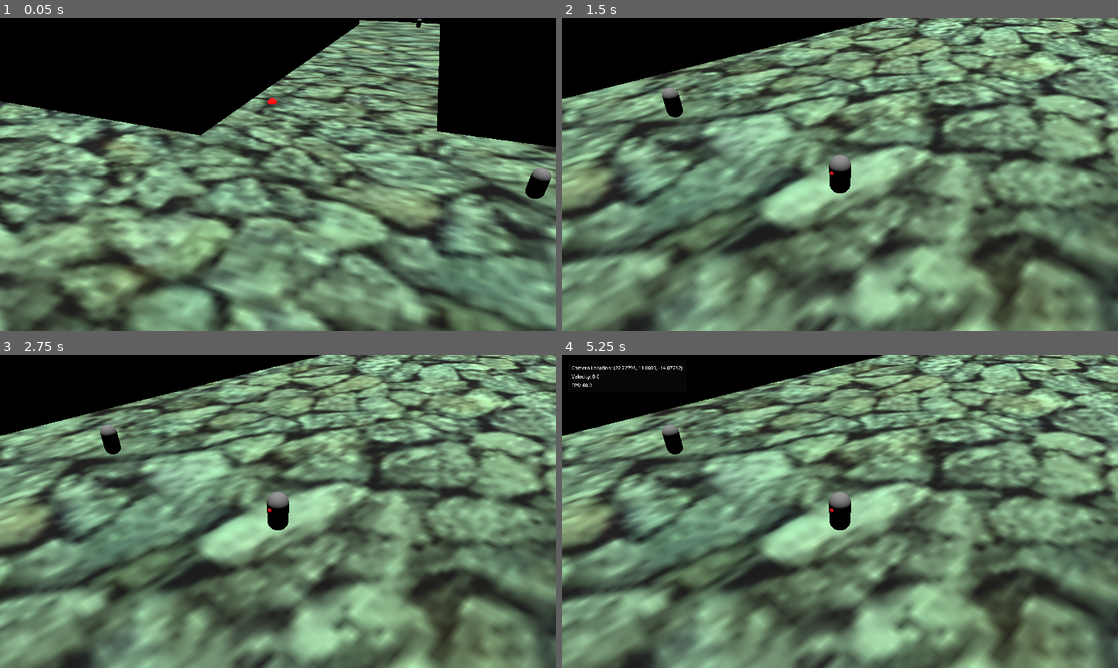
Above: before the commit, frames 1-4 (two rows, left to right).
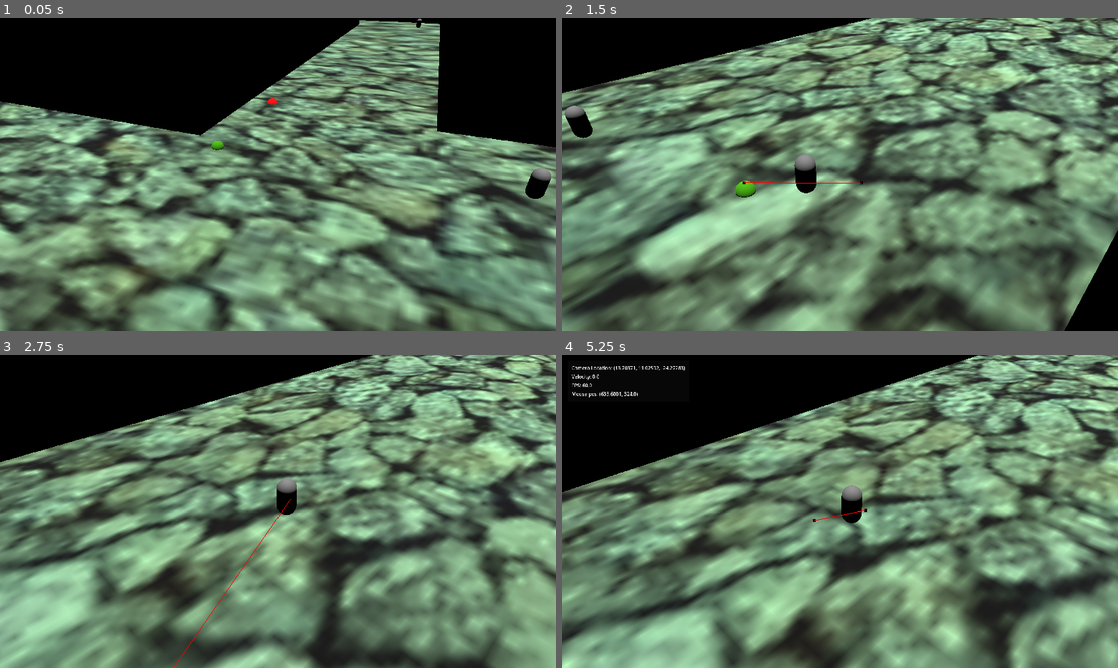
Above: after the commit, the same moments.

Repository: OLIWAPUNK/WSKAZEM
Game: Godot game, scene res://Scenes/GameWorld/World.tscn
Same seed, same stepped clock (60 frames per second), same inputs: the game is played once before the commit and once after it. Before the commit the project starts from res://Scenes/World.tscn.
Inputs (mouse positions are in pixels of both pictures, inside the frame that each line leads up to):
- Up to frame 1 (0.05 s): no input
- Up to frame 2 (1.5 s): move the mouse to (962, 158) at 0.52 s; click (962, 158) at 0.6 s; move the mouse to (728, 190) at 1.27 s; click (728, 190) at 1.35 s
- Up to frame 3 (2.75 s): move the mouse to (333, 442) at 2.02 s; click (333, 442) at 2.1 s
- Up to frame 4 (5.25 s): move the mouse to (812, 574) at 2.77 s; click (812, 574) at 2.85 s; move the mouse to (1006, 558) at 3.52 s; click (1006, 558) at 3.6 s; tap F1 (debug) at 4.15 s; move the mouse to (673, 464) at 4.27 s; click (673, 464) at 4.35 s; move the mouse to (867, 511) at 5.02 s; click (867, 511) at 5.1 s

The runs differ from the first frame. In frame 1, less than 0.1% of the frame differs, in the area x 38-41%, y 39-43%; in frame 2, 68%; in frame 3, 71%, in the area x 0-100%, y 0-100%; in frame 4, 70%.

Commit message:
NPC communication UI foundation

Diff:
--- /dev/null
+++ b/Gestures/Test.tres
@@ -0,0 +1,10 @@
+[gd_resource type="Resource" script_class="GestureData" format=3 uid="uid://dqrbm2jpdof5x"]
+
+[ext_resource type="Texture2D" uid="uid://bky4ewyvh74q2" path="res://Textures/Trollface.png" id="1_m6xoh"]
+[ext_resource type="Script" uid="uid://bh27htyxp53kt" path="res://Scripts/Communication/GestureData.gd" id="1_yywws"]
+
+[resource]
+script = ExtResource("1_yywws")
+name = "TestGesture"
+display_icon = ExtResource("1_m6xoh")
+metadata/_custom_type_script = "uid://bh27htyxp53kt"
--- a/Scenes/GameUI.tscn
+++ /dev/null
@@ -1,17 +0,0 @@
-[gd_scene format=3 uid="uid://df6xotx6mg1cf"]
-
-[node name="GameUI" type="Control" unique_id=254502312]
-layout_mode = 3
-anchors_preset = 15
-anchor_right = 1.0
-anchor_bottom = 1.0
-grow_horizontal = 2
-grow_vertical = 2
-
-[node name="CommunicationUI" type="MarginContainer" parent="." unique_id=1768874181]
-layout_mode = 1
-anchors_preset = 15
-anchor_right = 1.0
-anchor_bottom = 1.0
-grow_horizontal = 2
-grow_vertical = 2
--- a/Scenes/World.tscn
+++ b/Scenes/GameWorld/World.tscn
@@ -1,16 +1,16 @@
 [gd_scene format=3 uid="uid://c31twgojuxm01"]
 
-[ext_resource type="Script" uid="uid://tbu5dankrsvh" path="res://Scripts/PlayerMovement.gd" id="1_5cjrv"]
+[ext_resource type="Script" uid="uid://tbu5dankrsvh" path="res://Scripts/Navigation/PlayerMovement.gd" id="1_5cjrv"]
 [ext_resource type="Script" uid="uid://bsgu6eduntlso" path="res://Scripts/Camera/CameraMovement.gd" id="1_5nsto"]
-[ext_resource type="PackedScene" uid="uid://p6rboyogdta8" path="res://Scenes/Town.tscn" id="1_45d1s"]
+[ext_resource type="PackedScene" uid="uid://p6rboyogdta8" path="res://Scenes/GameWorld/Town.tscn" id="1_45d1s"]
 [ext_resource type="Script" uid="uid://bw67bkw8ycju0" path="res://Scripts/Camera/CameraManager.gd" id="1_j0p05"]
-[ext_resource type="Script" uid="uid://ghd7qncpwxfk" path="res://Scripts/PointerManager.gd" id="1_kn06e"]
+[ext_resource type="Script" uid="uid://ghd7qncpwxfk" path="res://Scripts/Navigation/PointerManager.gd" id="1_kn06e"]
 [ext_resource type="Script" uid="uid://bk4qdfln5185h" path="res://Scripts/Camera/CameraZoneManager.gd" id="5_45d1s"]
-[ext_resource type="PackedScene" uid="uid://dlepneomk2mjd" path="res://Scenes/CameraZone.tscn" id="5_y7y61"]
-[ext_resource type="PackedScene" uid="uid://dnssxr77f7rrc" path="res://Scenes/DebugUI.tscn" id="7_y7y61"]
-[ext_resource type="Script" uid="uid://dkjeyybq2qp35" path="res://Scripts/NavigationManager.gd" id="8_kn06e"]
+[ext_resource type="PackedScene" uid="uid://dlepneomk2mjd" path="res://Scenes/GameWorld/CameraZone.tscn" id="5_y7y61"]
+[ext_resource type="PackedScene" uid="uid://dnssxr77f7rrc" path="res://Scenes/UI/DebugUI.tscn" id="7_y7y61"]
+[ext_resource type="Script" uid="uid://dkjeyybq2qp35" path="res://Scripts/Navigation/NavigationManager.gd" id="8_kn06e"]
 [ext_resource type="Script" uid="uid://bbmr8kjalksas" path="res://Scripts/Traits/Clickable.gd" id="8_q2d71"]
-[ext_resource type="PackedScene" uid="uid://df6xotx6mg1cf" path="res://Scenes/GameUI.tscn" id="10_7yo87"]
+[ext_resource type="PackedScene" uid="uid://df6xotx6mg1cf" path="res://Scenes/UI/GameUI.tscn" id="10_7yo87"]
 
 [sub_resource type="NavigationMesh" id="NavigationMesh_45d1s"]
 vertices = PackedVector3Array(-99.5, 0.49782372, -77, -88.25, 0.49782372, -76.75, -88, 0.49782372, -78.5, -99.5, 0.4978 …(3419 unchanged characters)…
@@ -55,6 +55,10 @@
 radius = 0.1
 height = 0.2
 
+[sub_resource type="CapsuleMesh" id="CapsuleMesh_q2d71"]
+
+[sub_resource type="CapsuleShape3D" id="CapsuleShape3D_uo7di"]
+
 [sub_resource type="StandardMaterial3D" id="StandardMaterial3D_45d1s"]
 albedo_color = Color(1, 0, 0, 1)
 emission_enabled = true
@@ -64,11 +68,12 @@
 [sub_resource type="SphereMesh" id="SphereMesh_y7y61"]
 material = SubResource("StandardMaterial3D_45d1s")
 
-[sub_resource type="CapsuleMesh" id="CapsuleMesh_q2d71"]
-
-[sub_resource type="CapsuleShape3D" id="CapsuleShape3D_uo7di"]
-
 [node name="World" type="Node3D" unique_id=493649897]
+
+[node name="GameUI" parent="." unique_id=254502312 instance=ExtResource("10_7yo87")]
+unique_name_in_owner = true
+
+[node name="DebugUI" parent="." unique_id=1958388161 instance=ExtResource("7_y7y61")]
 
 [node name="PointerManager" type="Node" parent="." unique_id=1823950882]
 unique_name_in_owner = true
@@ -151,7 +156,6 @@
 script = ExtResource("8_kn06e")
 
 [node name="MovementIndicator" type="MeshInstance3D" parent="PlayerNode" unique_id=191477392]
-visible = false
 mesh = SubResource("SphereMesh_uo7di")
 
 [node name="PlayerBody" type="CharacterBody3D" parent="PlayerNode" unique_id=842025175]
@@ -175,44 +179,40 @@
 target_desired_distance = 0.1
 debug_enabled = true
 
+[node name="NpcTree" type="Node" parent="." unique_id=1592381096]
+
+[node name="NPC_Test" type="Area3D" parent="NpcTree" unique_id=1974575869]
+transform = Transform3D(1, 0, 0, 0, 1, 0, 0, 0, 1, -73.5106, 1.1063532, -11.551149)
+
+[node name="Clickable" type="Node" parent="NpcTree/NPC_Test" unique_id=1048121532 node_paths=PackedStringArray("standing_point")]
+script = ExtResource("8_q2d71")
+standing_point = NodePath("StandingPoint")
+
+[node name="StandingPoint" type="Node3D" parent="NpcTree/NPC_Test/Clickable" unique_id=1894026325]
+transform = Transform3D(1, 0, 0, 0, 1, 0, 0, 0, 1, -70.7426, 1.1063532, -8.292527)
+
+[node name="MeshInstance3D" type="MeshInstance3D" parent="NpcTree/NPC_Test" unique_id=1052673341]
+mesh = SubResource("CapsuleMesh_q2d71")
+
+[node name="CollisionShape3D" type="CollisionShape3D" parent="NpcTree/NPC_Test" unique_id=1848374575]
+shape = SubResource("CapsuleShape3D_uo7di")
+
+[node name="NPC_Test2" type="Area3D" parent="NpcTree" unique_id=1717597469]
+transform = Transform3D(1, 0, 0, 0, 1, 0, 0, 0, 1, -0.6443405, 1.1063532, -21.951565)
+
+[node name="Clickable" type="Node" parent="NpcTree/NPC_Test2" unique_id=574310422]
+script = ExtResource("8_q2d71")
+
+[node name="MeshInstance3D" type="MeshInstance3D" parent="NpcTree/NPC_Test2" unique_id=105297826]
+mesh = SubResource("CapsuleMesh_q2d71")
+
+[node name="CollisionShape3D" type="CollisionShape3D" parent="NpcTree/NPC_Test2" unique_id=440460687]
+shape = SubResource("CapsuleShape3D_uo7di")
+
 [node name="DEBUGBITCH" type="MeshInstance3D" parent="." unique_id=784557216]
 transform = Transform3D(1, 0, 0, 0, 1, 0, 0, 0, 1, -11.63717, 0, 0)
 mesh = SubResource("SphereMesh_y7y61")
 
-[node name="DebugUI" parent="." unique_id=1958388161 instance=ExtResource("7_y7y61")]
-
-[node name="GameUI" parent="." unique_id=254502312 instance=ExtResource("10_7yo87")]
-
-[node name="NpcTree" type="Node" parent="." unique_id=1592381096]
-
-[node name="NPC_Test" type="Area3D" parent="NpcTree" unique_id=1974575869]
-transform = Transform3D(1, 0, 0, 0, 1, 0, 0, 0, 1, -73.5106, 1.1063532, -11.551149)
-
-[node name="Clickable" type="Node" parent="NpcTree/NPC_Test" unique_id=1048121532 node_paths=PackedStringArray("standing_point")]
-script = ExtResource("8_q2d71")
-standing_point = NodePath("StandingPoint")
-
-[node name="StandingPoint" type="Node3D" parent="NpcTree/NPC_Test/Clickable" unique_id=1894026325]
-transform = Transform3D(1, 0, 0, 0, 1, 0, 0, 0, 1, -70.7426, 1.1063532, -8.292527)
-
-[node name="MeshInstance3D" type="MeshInstance3D" parent="NpcTree/NPC_Test" unique_id=1052673341]
-mesh = SubResource("CapsuleMesh_q2d71")
-
-[node name="CollisionShape3D" type="CollisionShape3D" parent="NpcTree/NPC_Test" unique_id=1848374575]
-shape = SubResource("CapsuleShape3D_uo7di")
-
-[node name="NPC_Test2" type="Area3D" parent="NpcTree" unique_id=1717597469]
-transform = Transform3D(1, 0, 0, 0, 1, 0, 0, 0, 1, -0.6443405, 1.1063532, -21.951565)
-
-[node name="Clickable" type="Node" parent="NpcTree/NPC_Test2" unique_id=574310422]
-script = ExtResource("8_q2d71")
-
-[node name="MeshInstance3D" type="MeshInstance3D" parent="NpcTree/NPC_Test2" unique_id=105297826]
-mesh = SubResource("CapsuleMesh_q2d71")
-
-[node name="CollisionShape3D" type="CollisionShape3D" parent="NpcTree/NPC_Test2" unique_id=440460687]
-shape = SubResource("CapsuleShape3D_uo7di")
-
 [editable path="CameraNode/CameraZoneManager/CameraZone"]
 [editable path="CameraNode/CameraZoneManager/CameraZone2"]
 [editable path="CameraNode/CameraZoneManager/CameraZone3"]
--- /dev/null
+++ b/Scenes/UI/GameUI.tscn
@@ -0,0 +1,74 @@
+[gd_scene format=3 uid="uid://df6xotx6mg1cf"]
+
+[ext_resource type="Script" uid="uid://ck3i52qouxtki" path="res://Scripts/UIManager.gd" id="1_tyage"]
+[ext_resource type="Script" uid="uid://bv2v6p1o33w5r" path="res://Scripts/Communication/GestureMenuManager.gd" id="2_37hul"]
+[ext_resource type="Script" uid="uid://bh27htyxp53kt" path="res://Scripts/Communication/GestureData.gd" id="3_frnsy"]
+[ext_resource type="Resource" uid="uid://dqrbm2jpdof5x" path="res://Gestures/Test.tres" id="4_co6lq"]
+
+[node name="GameUI" type="Control" unique_id=254502312]
+layout_mode = 3
+anchors_preset = 15
+anchor_right = 1.0
+anchor_bottom = 1.0
+grow_horizontal = 2
+grow_vertical = 2
+mouse_filter = 1
+
+[node name="UIManager" type="Node" parent="." unique_id=493662610]
+script = ExtResource("1_tyage")
+
+[node name="CommunicationContainer" type="MarginContainer" parent="." unique_id=1266416823]
+layout_mode = 1
+anchors_preset = -1
+anchor_right = 0.461
+anchor_bottom = 1.0
+theme_override_constants/margin_left = 20
+theme_override_constants/margin_top = 20
+theme_override_constants/margin_bottom = 20
+
+[node name="Background" type="ColorRect" parent="CommunicationContainer" unique_id=183369625]
+layout_mode = 2
+color = Color(0, 0, 0, 0.2627451)
+
+[node name="MarginContainer" type="MarginContainer" parent="CommunicationContainer" unique_id=1311327603]
+layout_mode = 2
+theme_override_constants/margin_left = 20
+theme_override_constants/margin_top = 20
+theme_override_constants/margin_right = 20
+theme_override_constants/margin_bottom = 20
+
+[node name="VerticalContainer" type="VBoxContainer" parent="CommunicationContainer/MarginContainer" unique_id=1136450245]
+layout_mode = 2
+theme_override_constants/separation = 14
+
+[node name="GestureMenu" type="VBoxContainer" parent="CommunicationContainer/MarginContainer/VerticalContainer" unique_id=291611172]
+custom_minimum_size = Vector2(0, 400)
+layout_mode = 2
+size_flags_vertical = 3
+
+[node name="GestureMenuManager" type="Node" parent="CommunicationContainer/MarginContainer/VerticalContainer/GestureMenu" unique_id=1233376628]
+script = ExtResource("2_37hul")
+starting_gestures = Array[ExtResource("3_frnsy")]([ExtResource("4_co6lq"), ExtResource("4_co6lq"), ExtResource("4_co6lq")])
+
+[node name="GestureRow" type="HBoxContainer" parent="CommunicationContainer/MarginContainer/VerticalContainer/GestureMenu" unique_id=1846428665]
+layout_mode = 2
+
+[node name="MessageQueue" type="HBoxContainer" parent="CommunicationContainer/MarginContainer/VerticalContainer" unique_id=1800913548]
+custom_minimum_size = Vector2(0, 80)
+layout_mode = 2
+size_flags_vertical = 3
+
+[node name="ColorRect" type="ColorRect" parent="CommunicationContainer/MarginContainer/VerticalContainer/MessageQueue" unique_id=1286833781]
+layout_mode = 2
+size_flags_horizontal = 3
+
+[node name="ButtonContainer" type="MarginContainer" parent="CommunicationContainer/MarginContainer/VerticalContainer" unique_id=789656894]
+custom_minimum_size = Vector2(0, 50)
+layout_mode = 2
+size_flags_vertical = 3
+
+[node name="PlayButton" type="Button" parent="CommunicationContainer/MarginContainer/VerticalContainer/ButtonContainer" unique_id=379653252]
+custom_minimum_size = Vector2(100, 0)
+layout_mode = 2
+size_flags_horizontal = 4
+text = "GADAJ"
--- /dev/null
+++ b/Scenes/UI/GestureTile.tscn
@@ -0,0 +1,19 @@
+[gd_scene format=3 uid="uid://carqd62qli54m"]
+
+[ext_resource type="Texture2D" uid="uid://bky4ewyvh74q2" path="res://Textures/Trollface.png" id="1_b1j0y"]
+
+[node name="GestureTile" type="Control" unique_id=1010190592]
+custom_minimum_size = Vector2(140, 100)
+layout_mode = 3
+anchors_preset = 15
+anchor_right = 1.0
+anchor_bottom = 1.0
+grow_horizontal = 2
+grow_vertical = 2
+
+[node name="TextureRect" type="TextureRect" parent="." unique_id=2028672200]
+layout_mode = 0
+offset_right = 140.0
+offset_bottom = 100.0
+texture = ExtResource("1_b1j0y")
+expand_mode = 1
--- a/Scripts/Camera/CameraManager.gd
+++ b/Scripts/Camera/CameraManager.gd
@@ -8,6 +8,7 @@
 
 var camera_smoothing: bool = false
 var rotation_target: Vector3 = Vector3.ZERO
+
 
 
 func _ready() -> void:
--- /dev/null
+++ b/Scripts/Communication/GestureData.gd
@@ -0,0 +1,9 @@
+class_name GestureData
+extends Resource
+
+@export var name: String
+@export var display_icon: Texture
+enum gesturCathegory {NONE}
+@export var type: gesturCathegory = gesturCathegory.NONE
+
+var user_description: String = ""
--- /dev/null
+++ b/Scripts/Communication/GestureMenuManager.gd
@@ -0,0 +1,29 @@
+class_name GestureMenuManager
+extends Node
+
+var gesture_list: Array[GestureData]
+@export var starting_gestures: Array[GestureData]
+
+var gesture_tile = preload("res://Scenes/UI/GestureTile.tscn")
+@onready var menu_container: VBoxContainer = $".."
+
+
+
+func _ready() -> void:
+
+	gesture_list = starting_gestures
+
+	for gesture in gesture_list:
+
+		var new_tile = gesture_tile.instantiate()
+		new_tile.get_node("TextureRect").texture = gesture.display_icon
+
+		$'../GestureRow'.add_child.call_deferred(new_tile)
+
+
+func add_gesture(new_gesture: GestureData) -> void:
+
+	if new_gesture in gesture_list:
+		return
+
+	gesture_list.append(new_gesture)
--- a/Scripts/PointerManager.gd
+++ b/Scripts/Navigation/PointerManager.gd
@@ -8,13 +8,20 @@
 
 
 
+func _ready() -> void:
+	assert(navigation_manager, "Navigation manager not found")
+
+
 func _unhandled_input(_event: InputEvent) -> void:
 
 	if Input.is_action_just_pressed("mouse_interact"):
 
+
 		if hovered_object:
+			%GameUI/CommunicationContainer.visible = true
 			object_clicked(hovered_object)
 		else:
+			%GameUI/CommunicationContainer.visible = false
 			navigation_manager.navigate()
 
 		get_viewport().set_input_as_handled()
--- /dev/null
+++ b/Scripts/UIManager.gd
@@ -0,0 +1,10 @@
+class_name UIManager
+extends Node
+
+@onready var communication_container: MarginContainer = $'../CommunicationContainer'
+
+
+
+func _ready() -> void:
+
+	communication_container.visible = false
--- a/Scripts/main.gd
+++ b/Scripts/main.gd
@@ -13,3 +13,4 @@
 func _process(_delta: float) -> void:
 
 	debug.add_debug_property("FPS", Engine.get_frames_per_second(), 60)
+	debug.add_debug_property("Mouse pos", get_viewport().get_mouse_position(), 1)
--- a/project.godot
+++ b/project.godot
@@ -15,7 +15,7 @@
 [application]
 
 config/name="Wskazem"
-run/main_scene="res://Scenes/World.tscn"
+run/main_scene="res://Scenes/GameWorld/World.tscn"
 config/features=PackedStringArray("4.6", "Forward Plus")
 config/icon="res://icon.svg"
 
Renamed: Scenes/CameraZone.tscn -> Scenes/GameWorld/CameraZone.tscn
Not shown: 1 places in Scenes/GameWorld/Town.tscn that only renumber resources
Renamed: Scenes/DebugUI.tscn -> Scenes/UI/DebugUI.tscn
Not shown, added: Scripts/Communication/GestureData.gd.uid
Not shown, added: Scripts/Communication/GestureMenuManager.gd.uid
Renamed: Scripts/NavigationManager.gd -> Scripts/Navigation/NavigationManager.gd
Renamed: Scripts/NavigationManager.gd.uid -> Scripts/Navigation/NavigationManager.gd.uid
Renamed: Scripts/PlayerMovement.gd -> Scripts/Navigation/PlayerMovement.gd
Renamed: Scripts/PlayerMovement.gd.uid -> Scripts/Navigation/PlayerMovement.gd.uid
Renamed: Scripts/PointerManager.gd.uid -> Scripts/Navigation/PointerManager.gd.uid
Not shown, added: Scripts/UIManager.gd.uid
Binary file added: Textures/Trollface.png
(and 1 more such lines)
